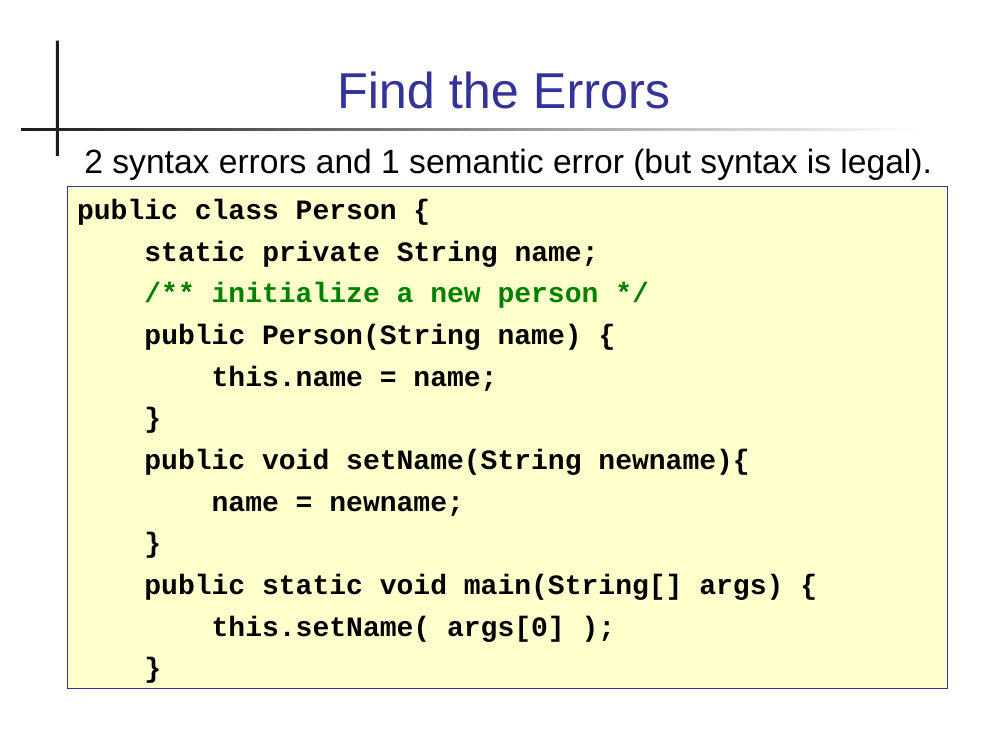
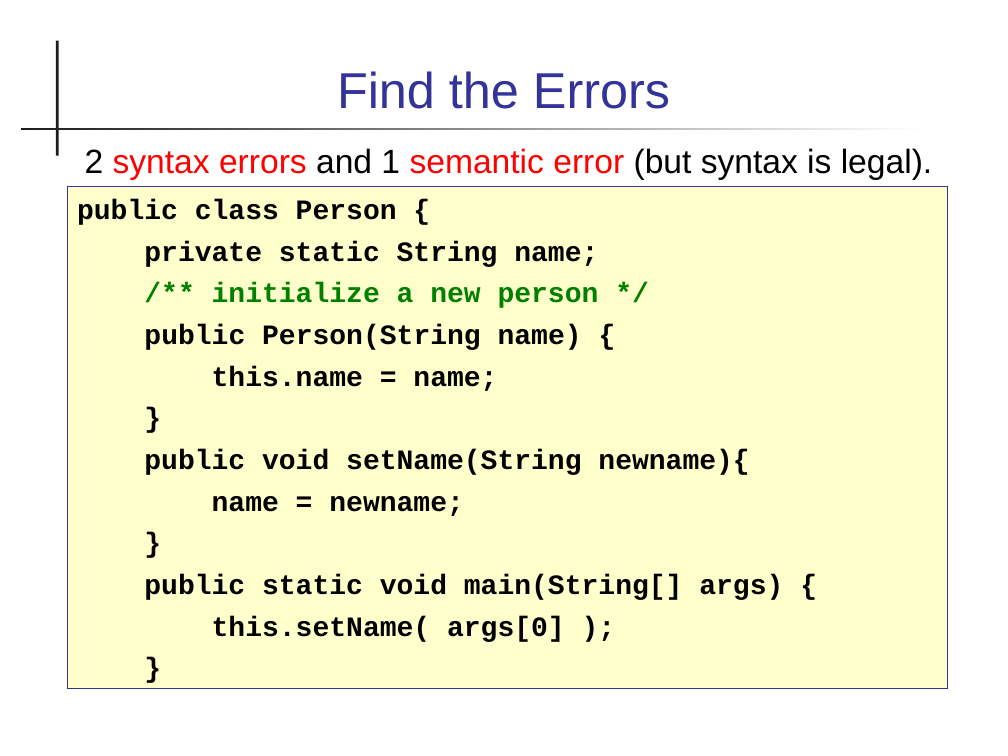
Before and after one commit to cpske/programming1, a slide deck: slide 38 of objects/2-Defining-Classes.ppt (slide 39 before the commit). Drawn at 1008x756 pixels with LibreOffice and Linux fonts; fonts in the diff are those of the drawing. Boxes give left, top, right and bottom in pixels: in the first picture for what was removed or moved away, otherwise in the second. Text is boxed around its words. In the diff, an @@ line names an element or a change of style, - is before the commit and + after.

```diff
--- a/objects/2-Defining-Classes.ppt
+++ b/objects/2-Defining-Classes.ppt
@@ text "2 syntax errors and 1 ..." at [85,148,932,180]: text colour #000000 to #FF0000 in "syntax errors semantic error" @@
@@ text in rectangle at [144,241,598,267]: text changed @@
-static private String name;
+private static String name;
```
Also in this commit, not shown: 13 other slides changed, 1 slide removed, 1 other file.
